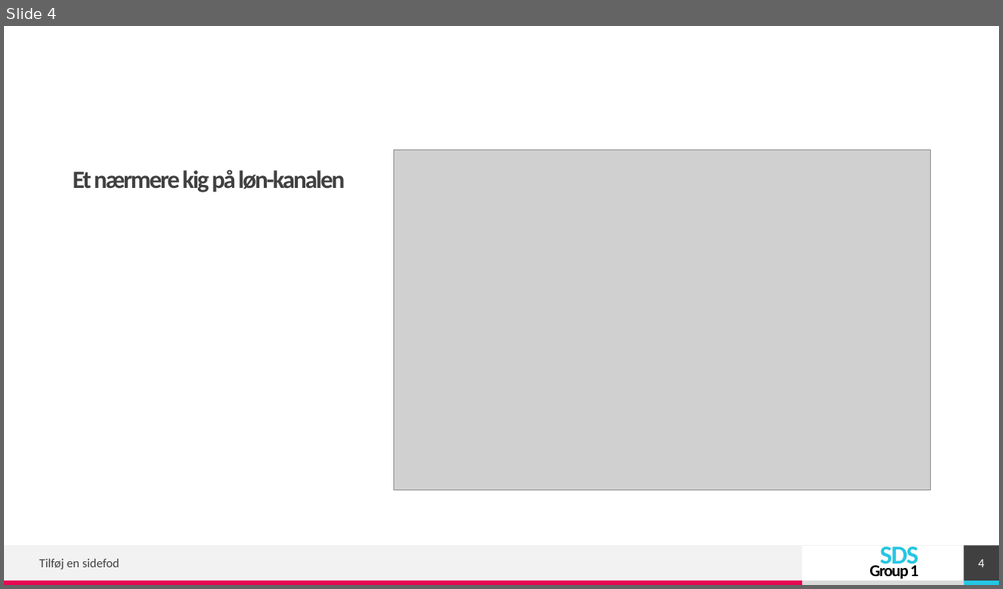
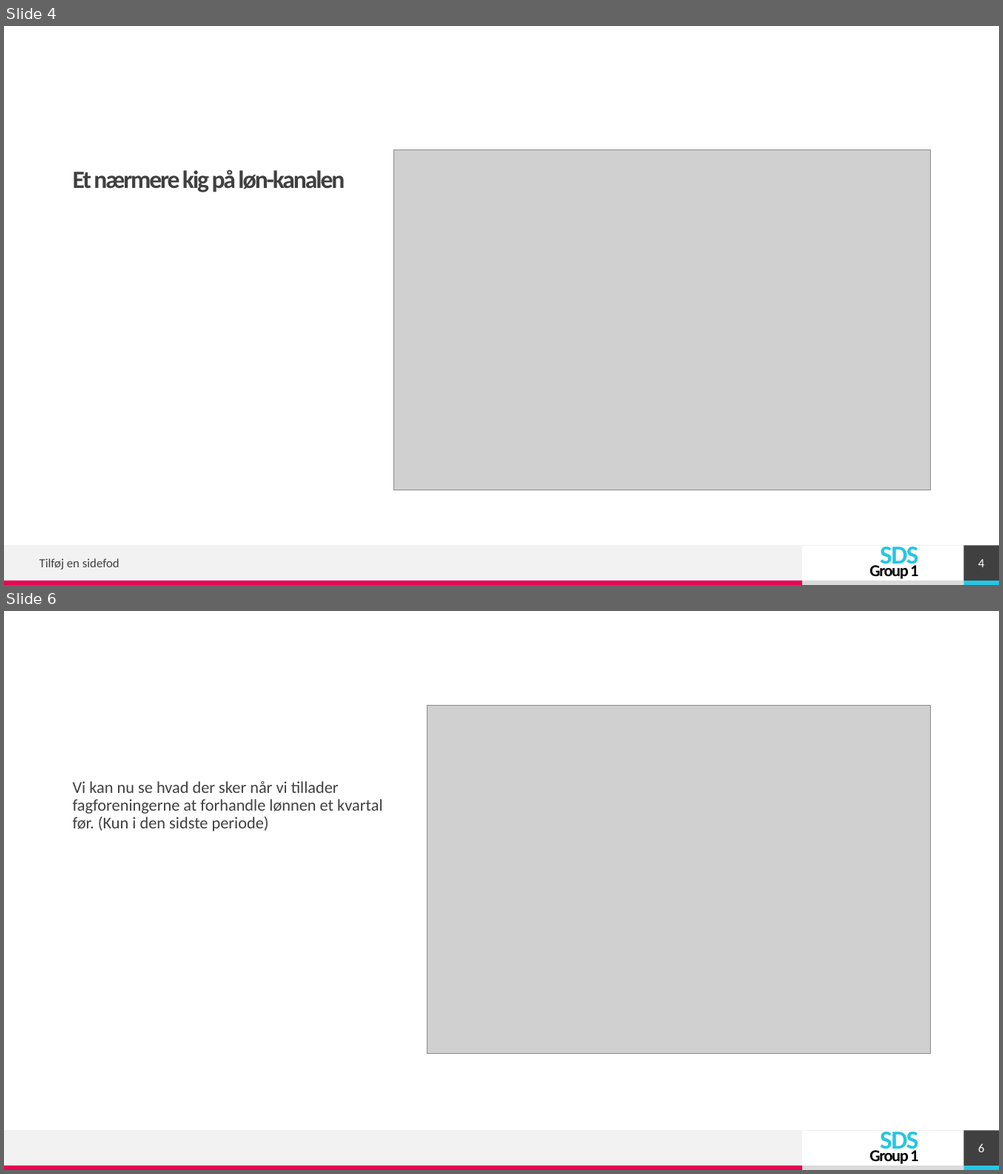
Before and after one commit to simonmig10/komp_r, a slide deck: PP-Eksamen.pptx. Shown one above the other, each under a label of ours: slide 4 before the commit, slides 4 and 6 after it; the slides between them are not shown. The pictures are 1003x589 and 1003x1174 pixels, drawn with LibreOffice and Linux fonts; fonts in the diff are those of the drawing; grey boxes stand for pictures. Boxes give left, top, right and bottom in pixels: in the first picture for what was removed or moved away, otherwise in the second. Text is boxed around its words. In the diff, an @@ line names an element or a change of style, - is before the commit and + after.

```diff
--- a/PP-Eksamen.pptx
+++ b/PP-Eksamen.pptx
@@ slide 6 added at box(4, 611, 999, 1170), background #FFFFFF; not listed: 6 template elements that a slide beside it also shows @@
@@ picture added at box(427, 705, 930, 1054) @@
@@ text added at box(73, 781, 382, 832), 16 pt, text #404040 @@
+Vi kan nu se hvad der sker når vi tillader fagforeningerne at forhandle lønnen et kvartal før. (Kun i den sidste periode)
@@ page number added at box(964, 1131, 999, 1166), fill #404040, 12 pt, text #FFFFFF @@
+6
```
Also in this commit, not shown: 4 other slides added, 1 other file.
